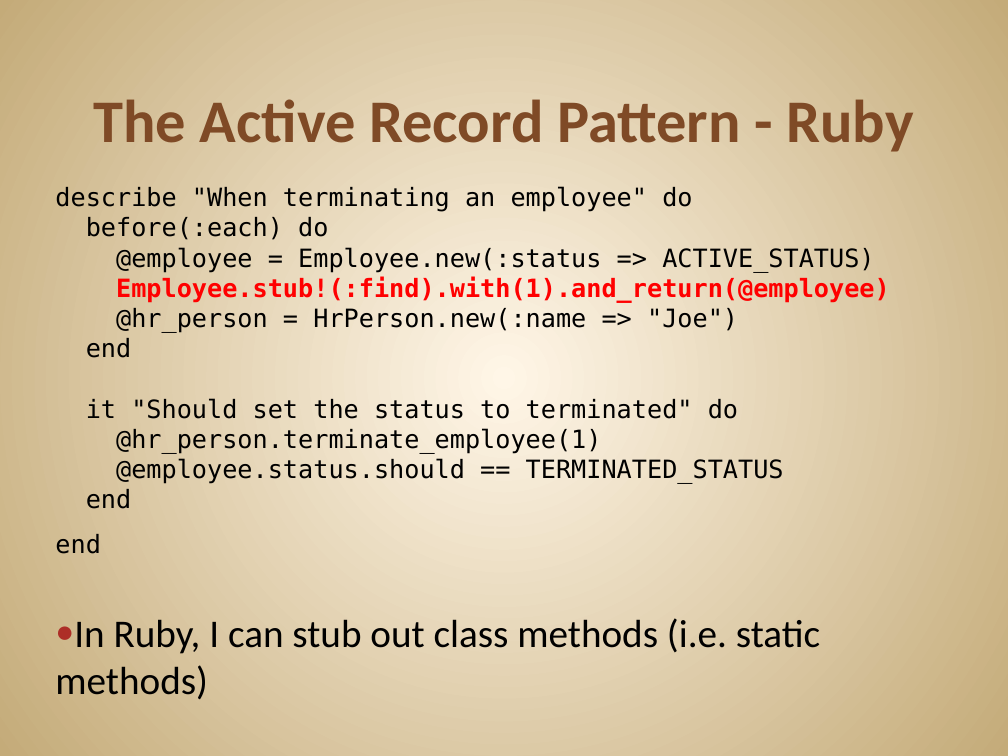
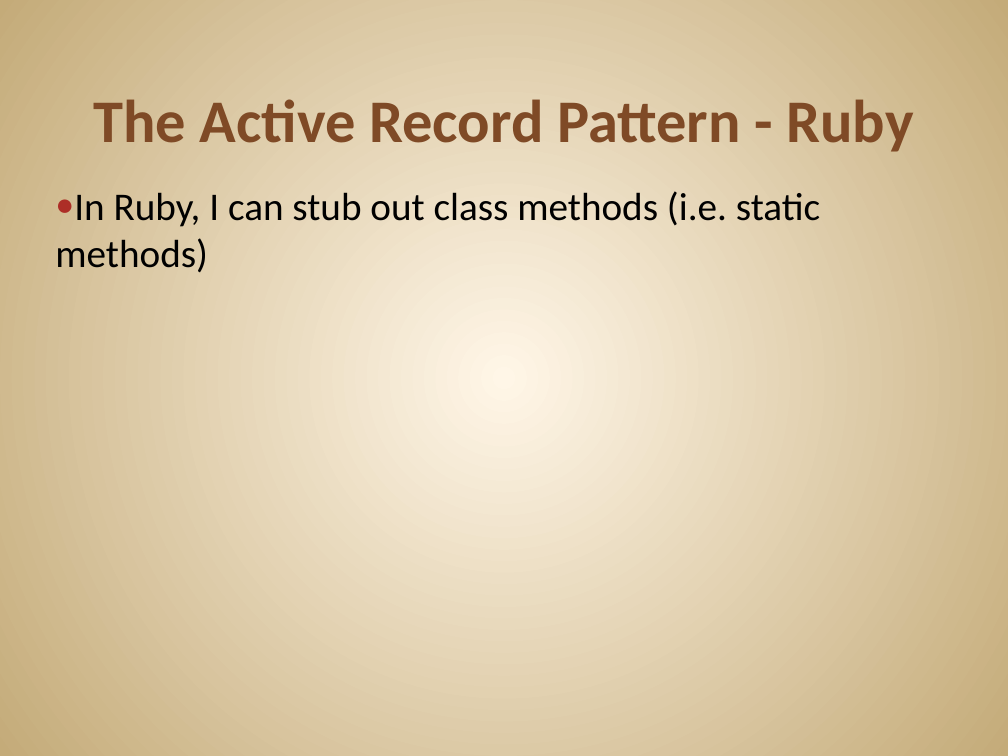
Before and after one commit to JonKruger/ruby-codemash, a slide deck: slide 25 of ruby-codemash.pptx (slide 24 before the commit). Drawn at 1008x756 pixels with LibreOffice and Linux fonts; fonts in the diff are those of the drawing. Boxes give left, top, right and bottom in pixels: in the first picture for what was removed or moved away, otherwise in the second. Text is boxed around its words. In the diff, an @@ line names an element or a change of style, - is before the commit and + after.

```diff
--- a/ruby-codemash.pptx
+++ b/ruby-codemash.pptx
@@ text at <box>55,186,890,554</box>: paragraphs removed @@
-describe "When terminating an employee" do
-before(:each) do
-@employee = Employee.new(:status => ACTIVE_STATUS)
-Employee.stub!(:find).with(1).and_return(@employee)
-@hr_person = HrPerson.new(:name => "Joe")
-end
-it "Should set the status to terminated" do
-@hr_person.terminate_employee(1)
-@employee.status.should == TERMINATED_STATUS
-end
-end
```
Also in this commit, not shown: 4 other slides changed, 2 slides added, 1 other file.
